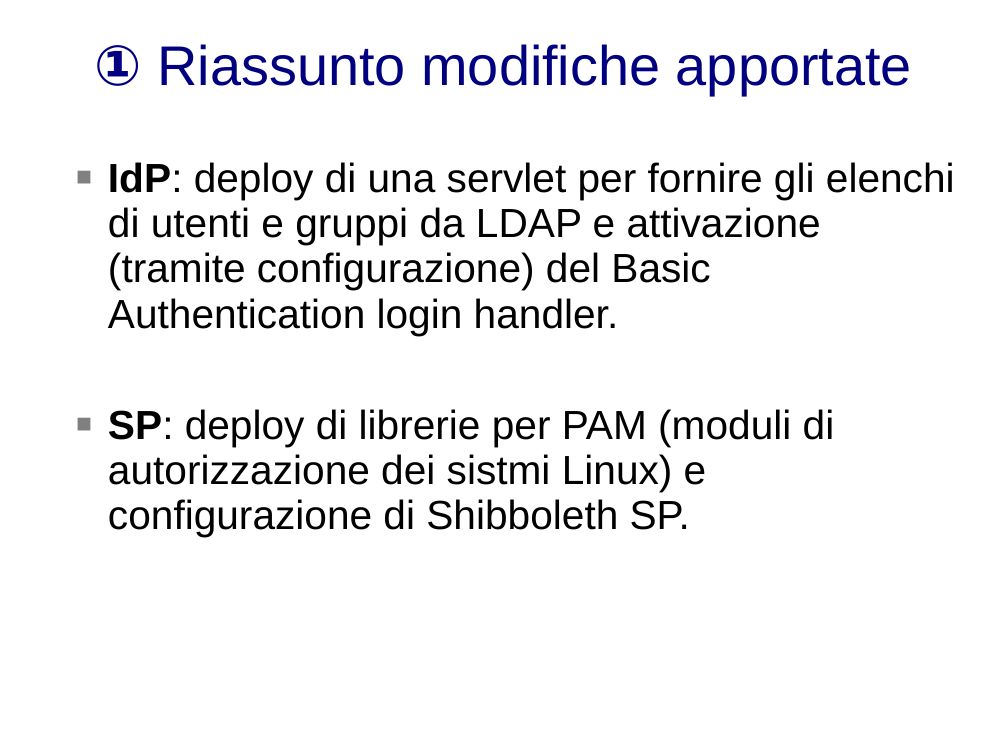
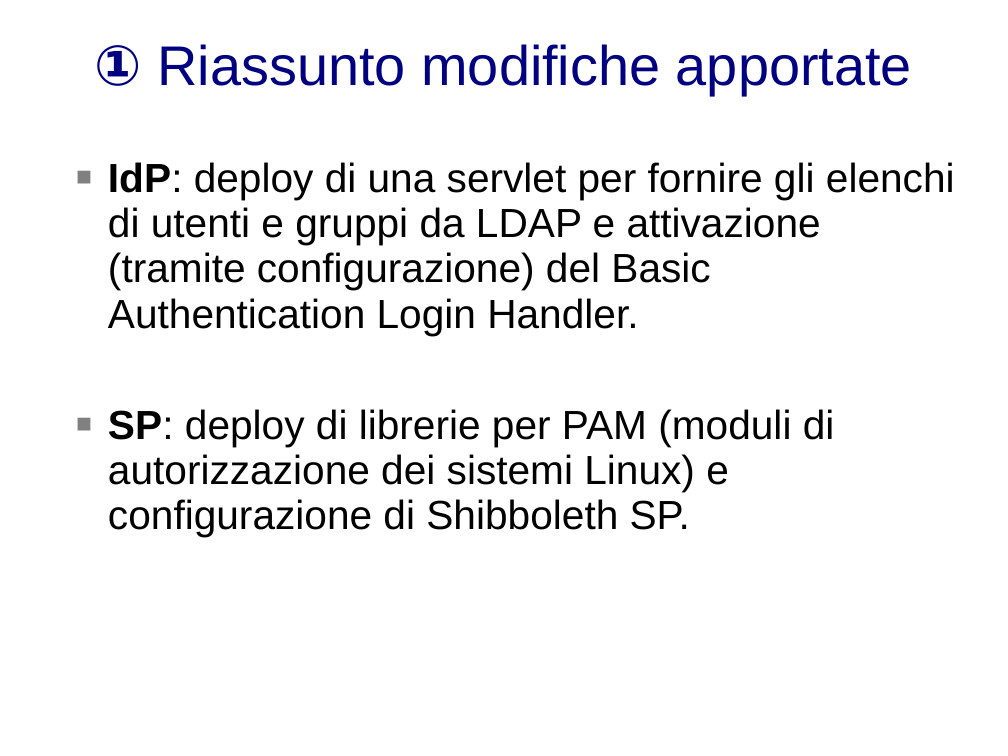
Before and after one commit to biancini/Shibboleth-Authentication, a slide deck: slide 6 of documentation/ShibbolethExtensions.pptx. Drawn at 1008x756 pixels with LibreOffice and Linux fonts; fonts in the diff are those of the drawing; background and template pictures are left out. Boxes give left, top, right and bottom in pixels: in the first picture for what was removed or moved away, otherwise in the second. Text is boxed around its words. In the diff, an @@ line names an element or a change of style, - is before the commit and + after.

```diff
--- a/documentation/ShibbolethExtensions.pptx
+++ b/documentation/ShibbolethExtensions.pptx
@@ text at [108,162,955,537]: text changed @@
-■ IdP: deploy di una servlet per fornire gli elenchi di utenti e gruppi da LDAP e attivazione (tramite configurazione) del Basic Authentication login handler.
-  ■ SP: deploy di librerie per PAM (moduli di autorizzazione dei sistmi Linux) e configurazione di Shibboleth SP.
+■ IdP: deploy di una servlet per fornire gli elenchi di utenti e gruppi da LDAP e attivazione (tramite configurazione) del Basic Authentication Login Handler.
+  ■ SP: deploy di librerie per PAM (moduli di autorizzazione dei sistemi Linux) e configurazione di Shibboleth SP.
```
Also in this commit, not shown: 9 other slides changed.
